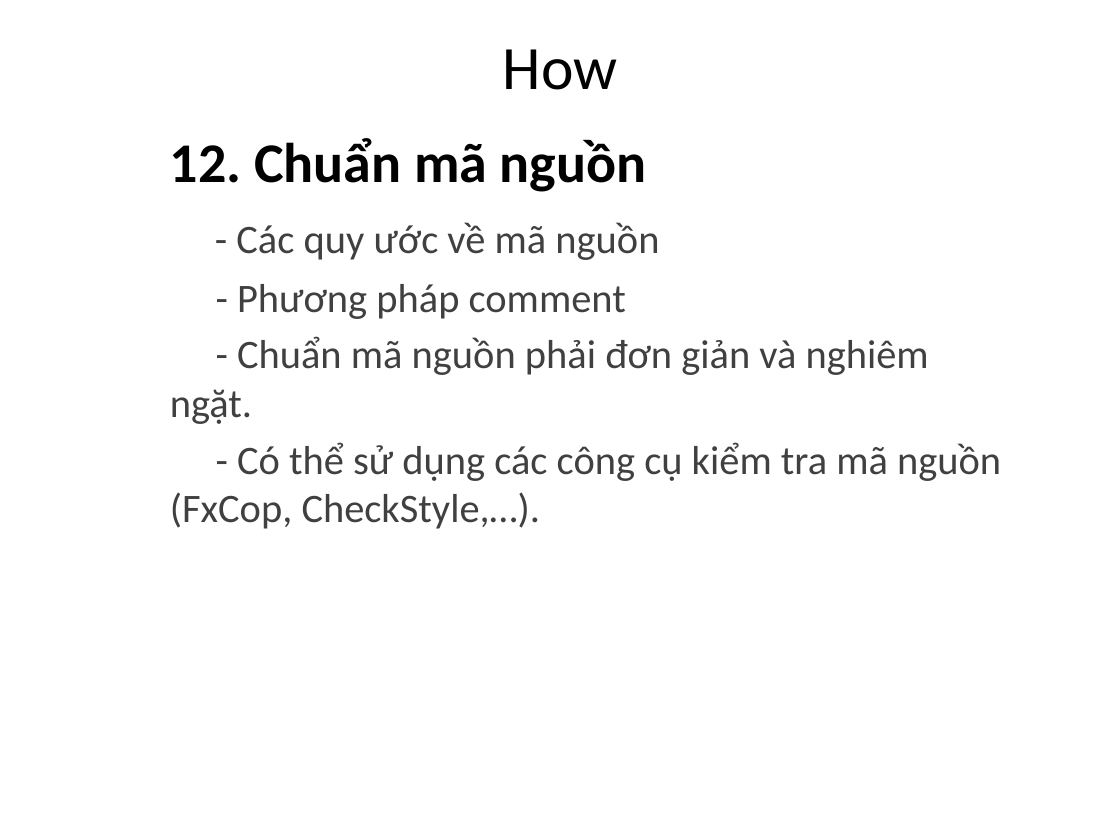
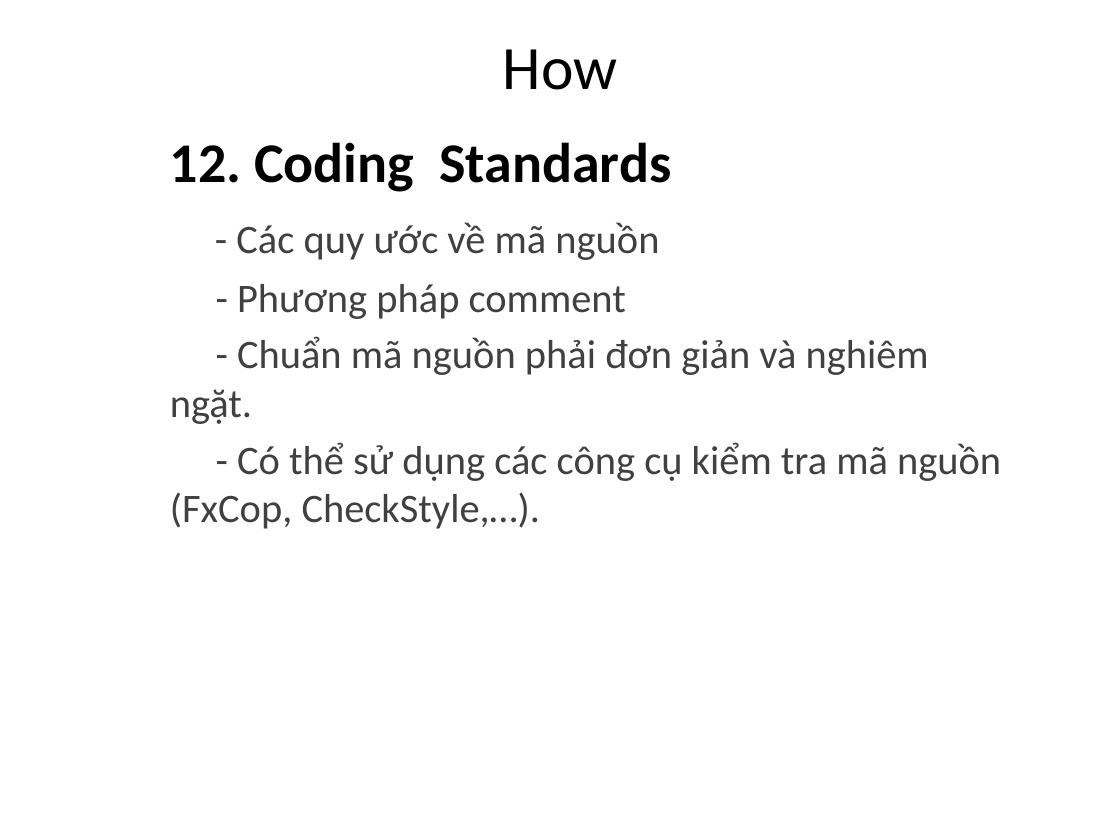
Before and after one commit to nluthy/groupprofit, a slide deck: slide 6 of 0812611/Agile_How_P2.pptx. Drawn at 1120x840 pixels with LibreOffice and Linux fonts; fonts in the diff are those of the drawing. Boxes give left, top, right and bottom in pixels: in the first picture for what was removed or moved away, otherwise in the second. Text is boxed around its words. In the diff, an @@ line names an element or a change of style, - is before the commit and + after.

```diff
--- a/0812611/Agile_How_P2.pptx
+++ b/0812611/Agile_How_P2.pptx
@@ subtitle at bbox=[170, 142, 671, 192]: text changed @@
-12. Chuẩn mã nguồn
+12. Coding Standards
```
Also in this commit, not shown: 5 other slides changed.
